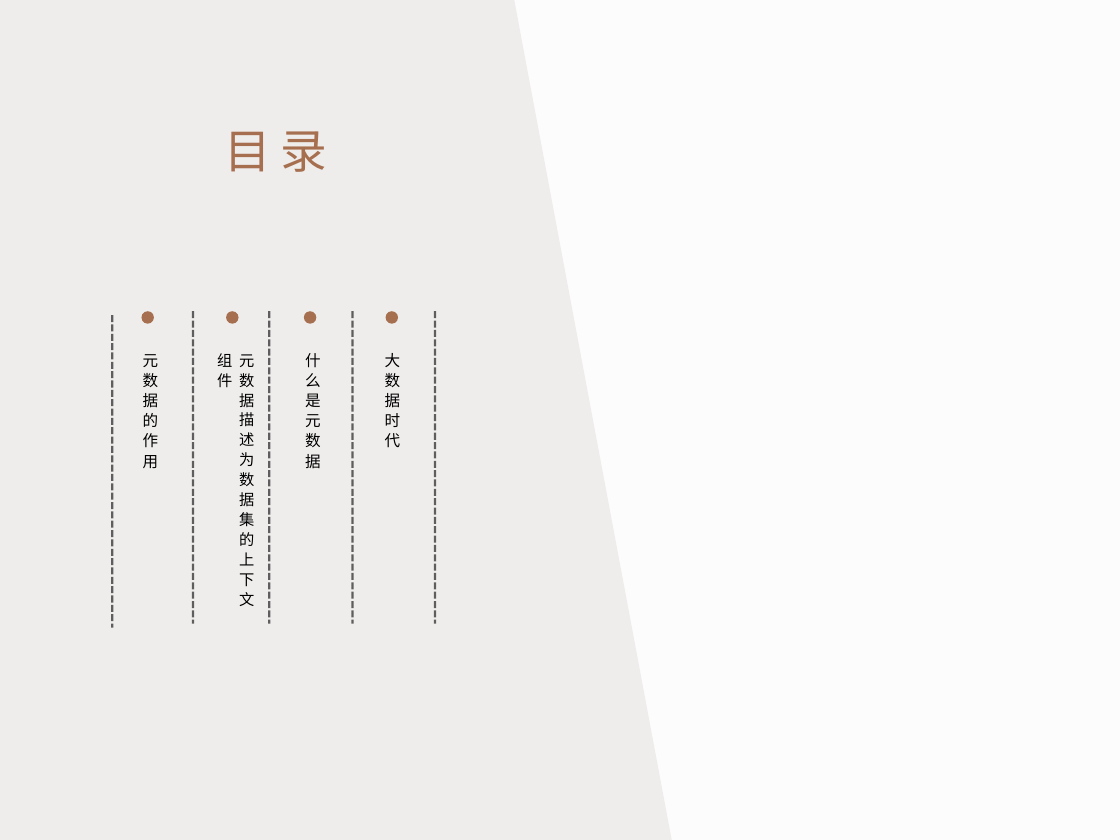
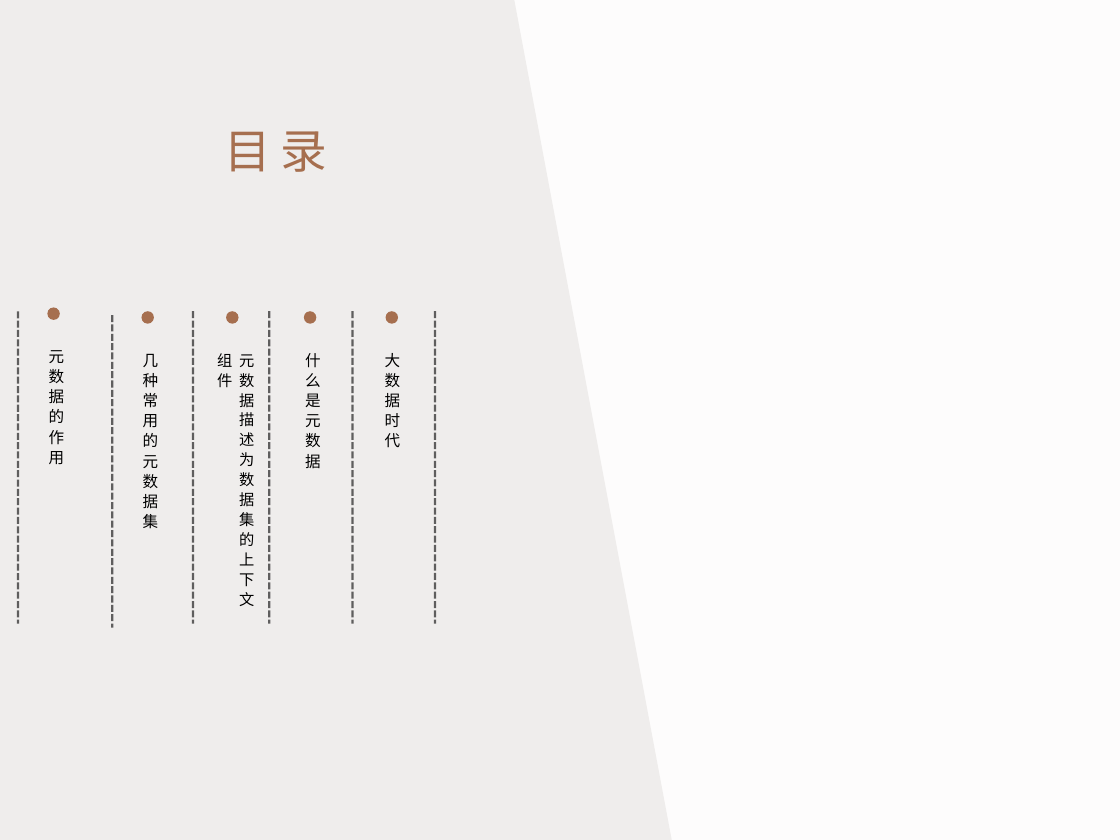
Before and after one commit to GZC201314/bsmService, a slide deck: slide 2 of src/main/resources/文献综述.pptx. Drawn at 1120x840 pixels with LibreOffice and Linux fonts; fonts in the diff are those of the drawing; background and template pictures are left out. Boxes give left, top, right and bottom in pixels: in the first picture for what was removed or moved away, otherwise in the second. Text is boxed around its words. In the diff, an @@ line names an element or a change of style, - is before the commit and + after.

```diff
--- a/src/main/resources/文献综述.pptx
+++ b/src/main/resources/文献综述.pptx
@@ line added from (18, 311) to (18, 624), #000000 1.5 pt dashed @@
@@ ellipse added at [47, 307, 59, 319], fill #A66F4F @@
@@ text added at [49, 350, 65, 464], 10 pt, text #000000 @@
+元数据的作用
@@ text at [143, 353, 159, 529]: text changed @@
-元数据的作用
+几种常用的元数据集
```
Also in this commit, not shown: 7 other slides changed, 2 slides added, 4 other files.
